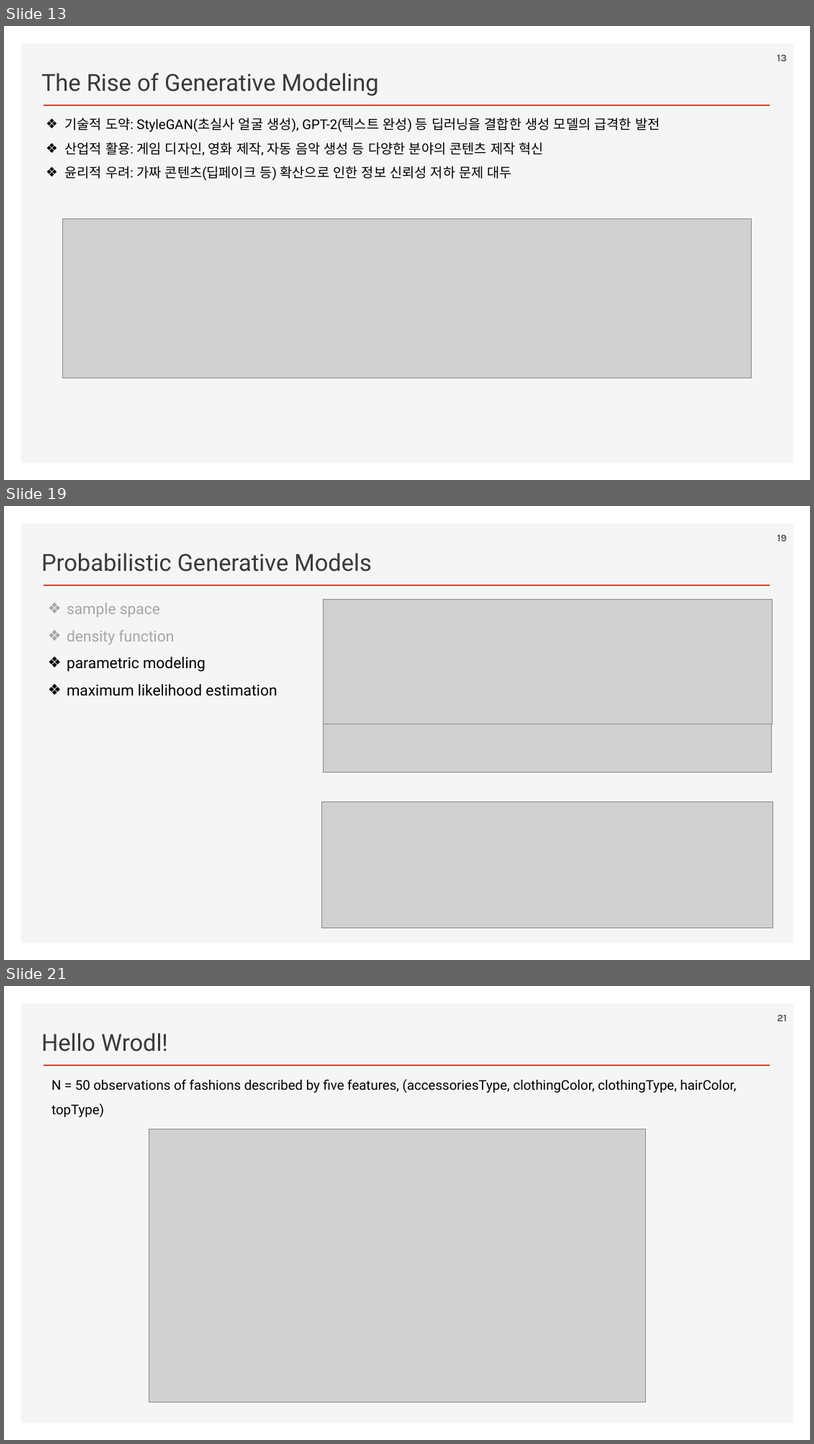
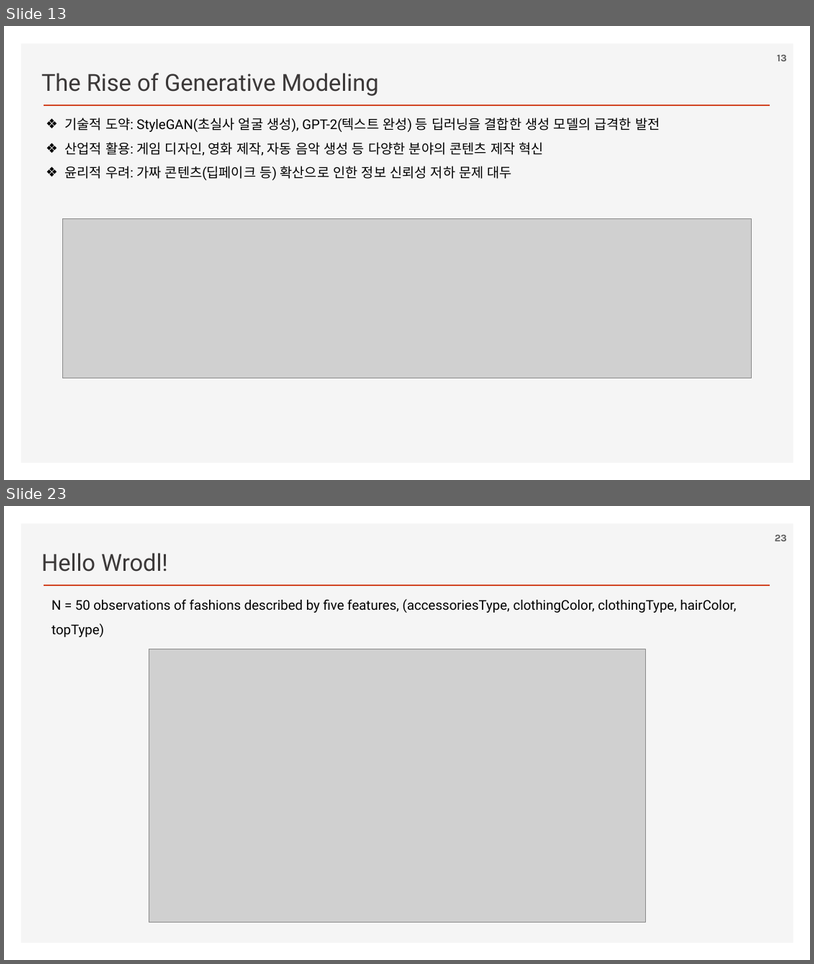
Before and after one commit to ancestor9/2026_Fall_Generative-Deep-Learning, a slide deck: Chapter 01 Generative Deep Learning.pptx. Shown one above the other, each under a label of ours: slides 13, 19 and 21 before the commit, slides 13 and 23 after it; the slides between them are not shown. The pictures are 814x1444 and 814x964 pixels, drawn with LibreOffice and Linux fonts; fonts in the diff are those of the drawing; grey boxes stand for pictures; background and template pictures are left out. Boxes give left, top, right and bottom in pixels: in the first picture for what was removed or moved away, otherwise in the second. Text is boxed around its words. In the diff, an @@ line names an element or a change of style, - is before the commit and + after.

```diff
--- a/Chapter 01 Generative Deep Learning.pptx
+++ b/Chapter 01 Generative Deep Learning.pptx
@@ slide 19 removed at box(4, 506, 810, 960), background #FFFFFF; not listed: 2 template elements that a slide beside it also shows @@
@@ page number removed at box(777, 535, 787, 541) @@
-19
@@ text removed at box(41, 553, 372, 572) @@
-Probabilistic Generative Models
@@ text removed at box(67, 602, 277, 696) @@
-❖ sample space
-❖ density function
-❖ parametric modeling
-❖ maximum likelihood estimation
@@ picture removed at box(324, 599, 773, 723) @@
@@ picture removed at box(324, 723, 772, 772) @@
@@ picture removed at box(322, 802, 774, 928) @@
@@ what was slide 21 is now slide 23 @@
@@ page number at box(775, 535, 787, 541): text changed @@
-21
+23
```
Also in this commit, not shown: 7 slides changed, 6 slides added, 3 other slides removed.
